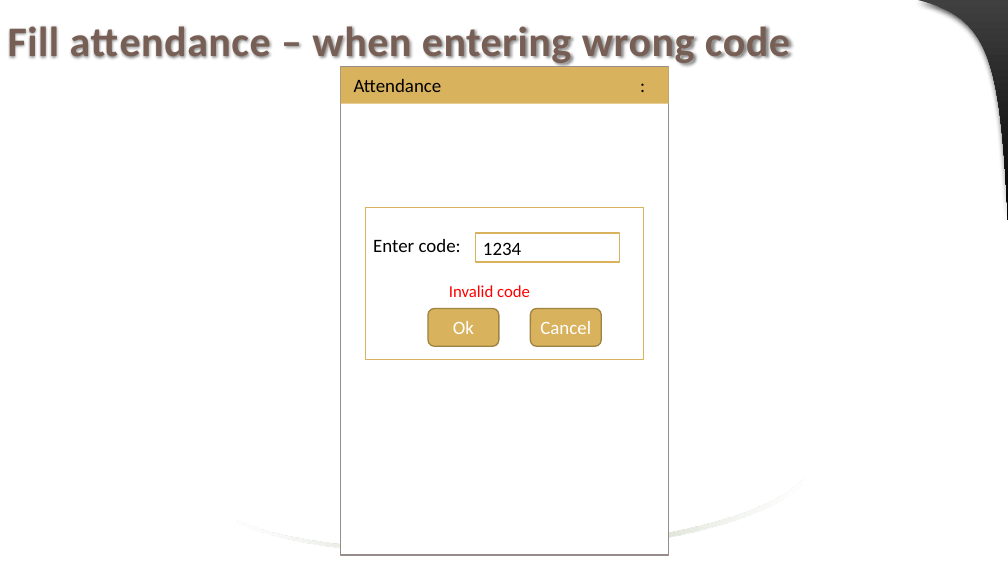
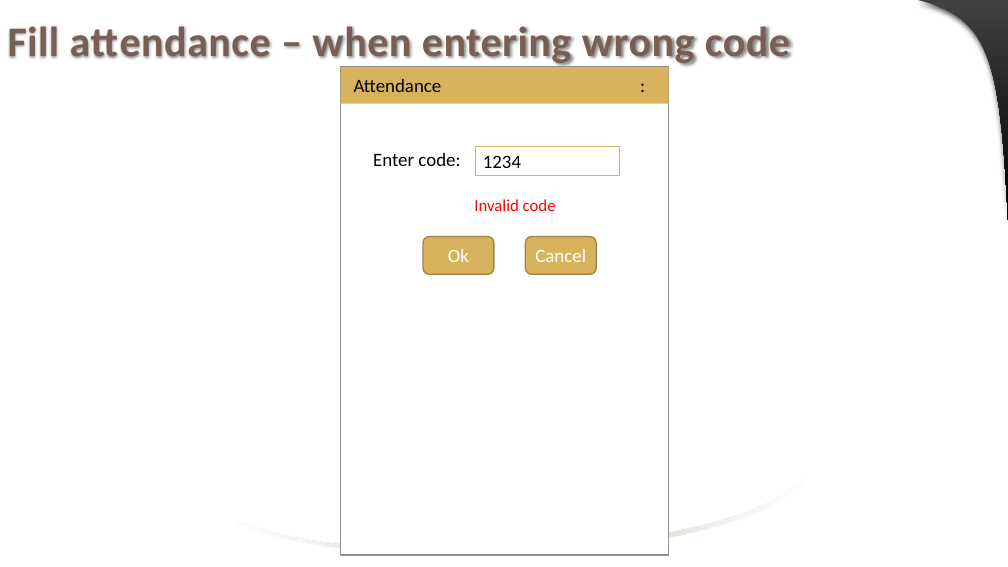
Before and after one commit to jaenudin86/Attendance, a slide deck: slide 53 of Attendance Wireframes.pptx (slide 51 before the commit). Drawn at 1008x567 pixels with LibreOffice and Linux fonts; fonts in the diff are those of the drawing. Boxes give left, top, right and bottom in pixels: in the first picture for what was removed or moved away, otherwise in the second. Text is boxed around its words. In the diff, an @@ line names an element or a change of style, - is before the commit and + after.

```diff
--- a/Attendance Wireframes.pptx
+++ b/Attendance Wireframes.pptx
@@ text "Enter code:": place and size @@
-text "Enter code:" at bbox=[366, 207, 644, 360]
+text "Enter code:" at bbox=[373, 153, 556, 211]
@@ text "Enter code:" at bbox=[373, 153, 556, 211]: outline #D8B25C 1.25 pt to none @@
@@ rectangle "1234": place and size @@
-rectangle "1234" at bbox=[476, 233, 619, 262]
+rectangle "1234" at bbox=[476, 147, 619, 176]
@@ rounded rectangle "Ok": place and size @@
-rounded rectangle "Ok" at bbox=[428, 309, 499, 346]
+rounded rectangle "Ok" at bbox=[423, 237, 495, 274]
@@ rounded rectangle "Cancel": place and size @@
-rounded rectangle "Cancel" at bbox=[531, 309, 602, 346]
+rounded rectangle "Cancel" at bbox=[526, 237, 597, 274]
```
Also in this commit, not shown: 15 other slides changed, 2 slides added, 35 other files.
